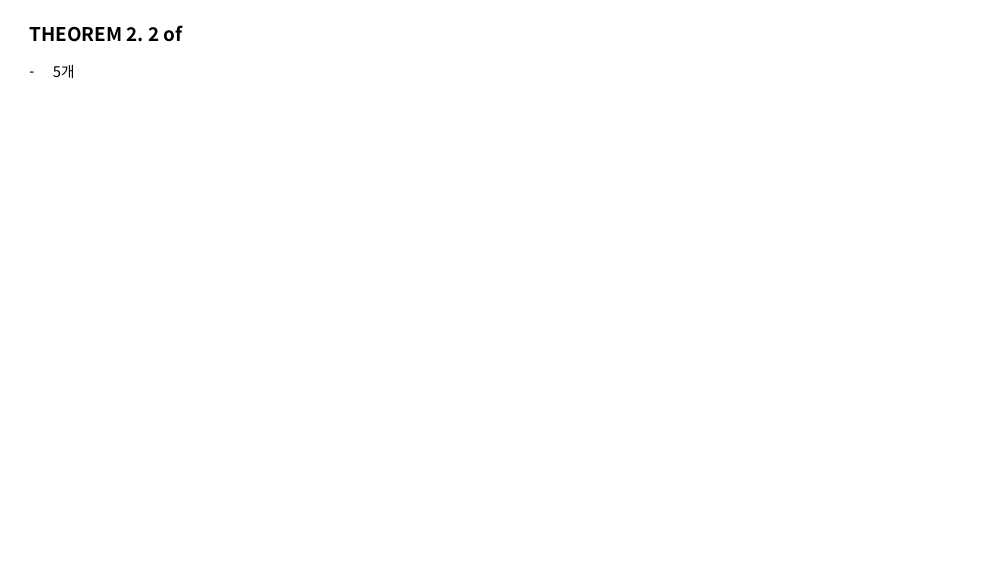
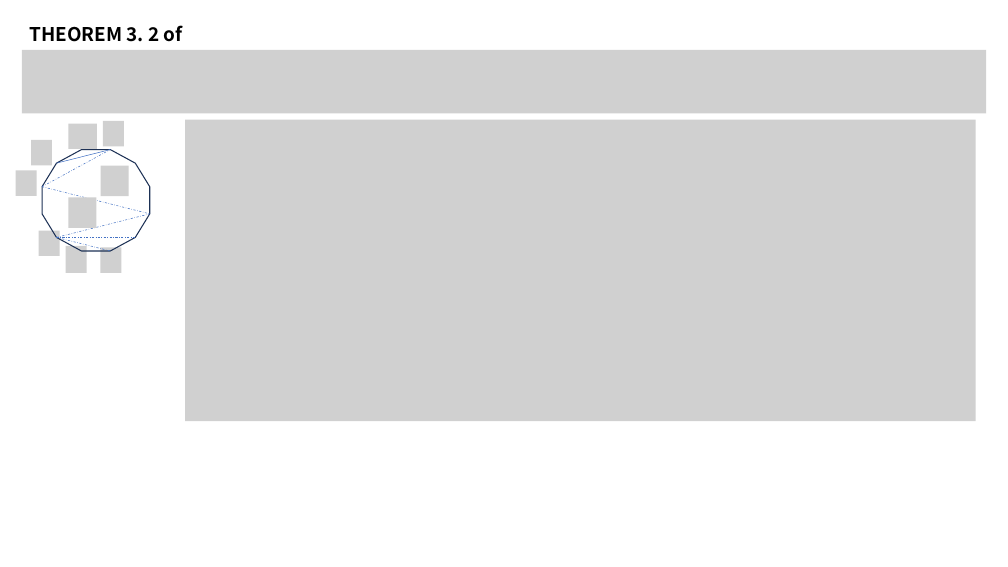
Before and after one commit to kimjiil/kimjiil.github.io, a slide deck: slide 24 of assets/images/2023-08-16-algorithm_study_00/HuShing 그림자료.pptx. Drawn at 1008x567 pixels with LibreOffice and Linux fonts; fonts in the diff are those of the drawing; grey boxes stand for pictures. Boxes give left, top, right and bottom in pixels: in the first picture for what was removed or moved away, otherwise in the second. Text is boxed around its words. In the diff, an @@ line names an element or a change of style, - is before the commit and + after.

```diff
--- a/assets/images/2023-08-16-algorithm_study_00/HuShing 그림자료.pptx
+++ b/assets/images/2023-08-16-algorithm_study_00/HuShing 그림자료.pptx
@@ text at box(29, 25, 183, 42): text changed @@
-THEOREM 2. 2 of
+THEOREM 3. 2 of
@@ picture added at box(22, 50, 986, 113) @@
@@ text removed at box(53, 65, 75, 78) @@
-– 5개
@@ picture added at box(185, 119, 976, 421) @@
@@ picture added at box(31, 140, 52, 166) @@
@@ picture added at box(69, 123, 98, 149) @@
@@ picture added at box(103, 121, 124, 147) @@
@@ picture added at box(16, 170, 37, 196) @@
@@ dodecagon added at box(42, 150, 150, 251), outline #1E3256 1 pt @@
@@ line added from (42, 187) to (110, 150), #4472C4 0.5 pt dashed @@
@@ line added from (110, 150) to (57, 163), #4472C4 0.5 pt @@
@@ picture added at box(101, 166, 129, 196) @@
@@ line added from (42, 187) to (150, 214), #4472C4 0.5 pt dashed @@
@@ picture added at box(69, 197, 97, 228) @@
@@ picture added at box(39, 231, 60, 256) @@
@@ line added from (57, 237) to (110, 251), #4472C4 0.5 pt dashed @@
@@ line added from (57, 237) to (135, 237), #4472C4 0.5 pt dashed @@
@@ line added from (57, 237) to (150, 214), #4472C4 0.5 pt dashed @@
@@ picture added at box(66, 246, 87, 273) @@
@@ picture added at box(101, 247, 122, 273) @@
```
Also in this commit, not shown: 4 other files.
